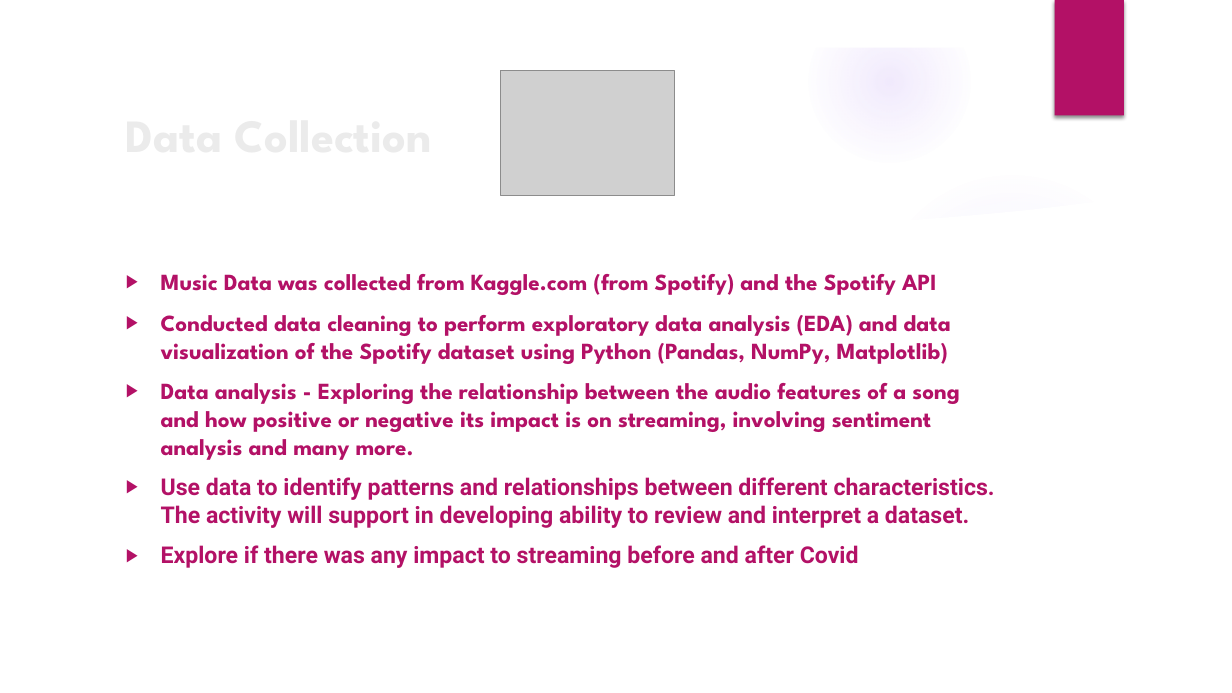
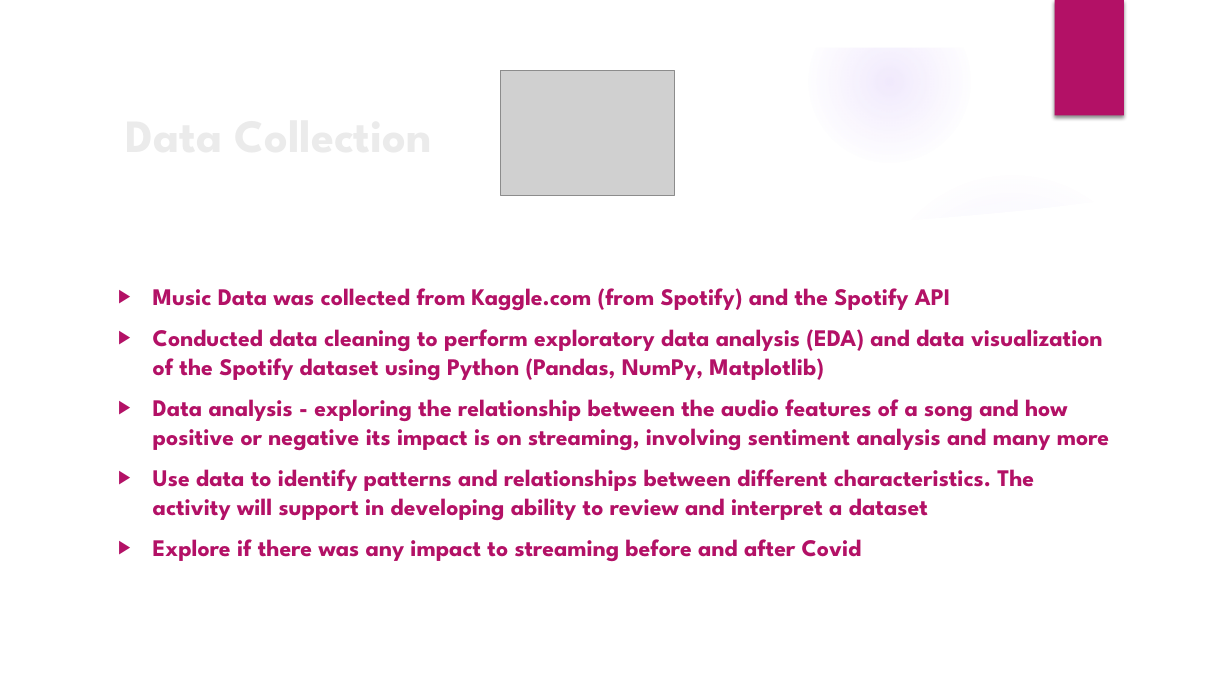
Before and after one commit to The-Music-Notes/Music_Data, a slide deck: slide 4 of Music Notes 2024.pptx. Drawn at 1232x693 pixels with LibreOffice and Linux fonts; fonts in the diff are those of the drawing; grey boxes stand for pictures; background and template pictures are left out. Boxes give left, top, right and bottom in pixels: in the first picture for what was removed or moved away, otherwise in the second. Text is boxed around its words. In the diff, an @@ line names an element or a change of style, - is before the commit and + after.

Commit message:
PPT updates added

```diff
--- a/Music Notes 2024.pptx
+++ b/Music Notes 2024.pptx
@@ text "Music Data was collected from ...": place and size @@
-text "Music Data was collected from ..." at [161,274,995,568]
+text "Music Data was collected from ..." at [153,288,1109,561]
@@ text at [153,288,1103,561]: size 18 to 18.5 pt in "Music Data was collected from Kaggle.com (from ...", "Conducted data cleaning to perform exploratory data ...", "Explore if there was any impact to ..."; font Roboto to League Spartan in "Explore if there was any impact to ..." @@
@@ text at [153,399,1109,520]: text changed; size 18 to 18.5 pt @@
-▶ Data analysis - Exploring the relationship between the audio features of a song and how positive or negative its impact is on streaming, involving sentiment analysis and many more.
-▶ Use data to identify patterns and relationships between different characteristics. The activity will support in developing ability to review and interpret a dataset.
+▶ Data analysis - exploring the relationship between the audio features of a song and how positive or negative its impact is on streaming, involving sentiment analysis and many more
+▶ Use data to identify patterns and relationships between different characteristics. The activity will support in developing ability to review and interpret a dataset
```
Also in this commit, not shown: 13 other slides changed, 1 slide added, 1 slide removed, 1 other file.
